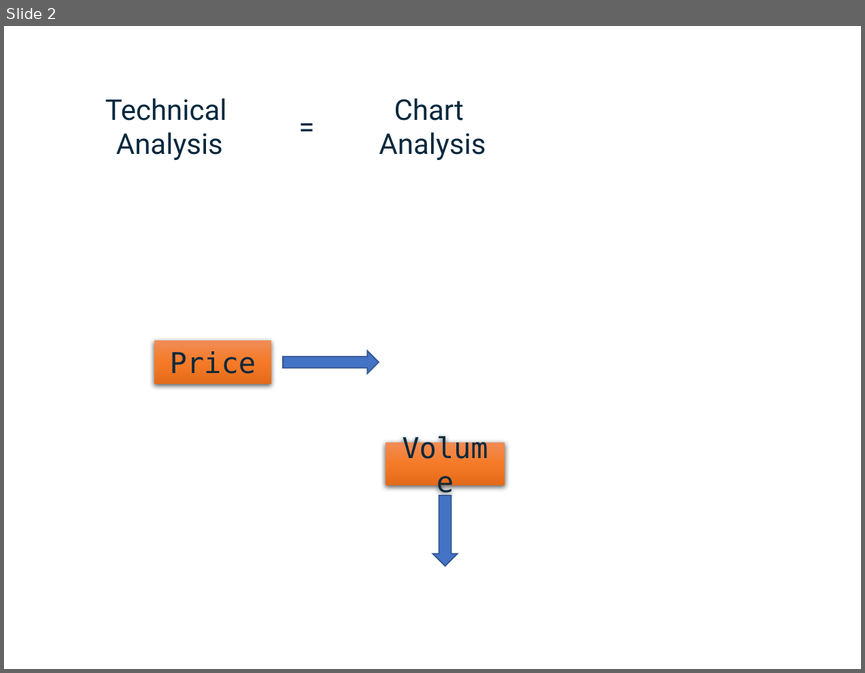
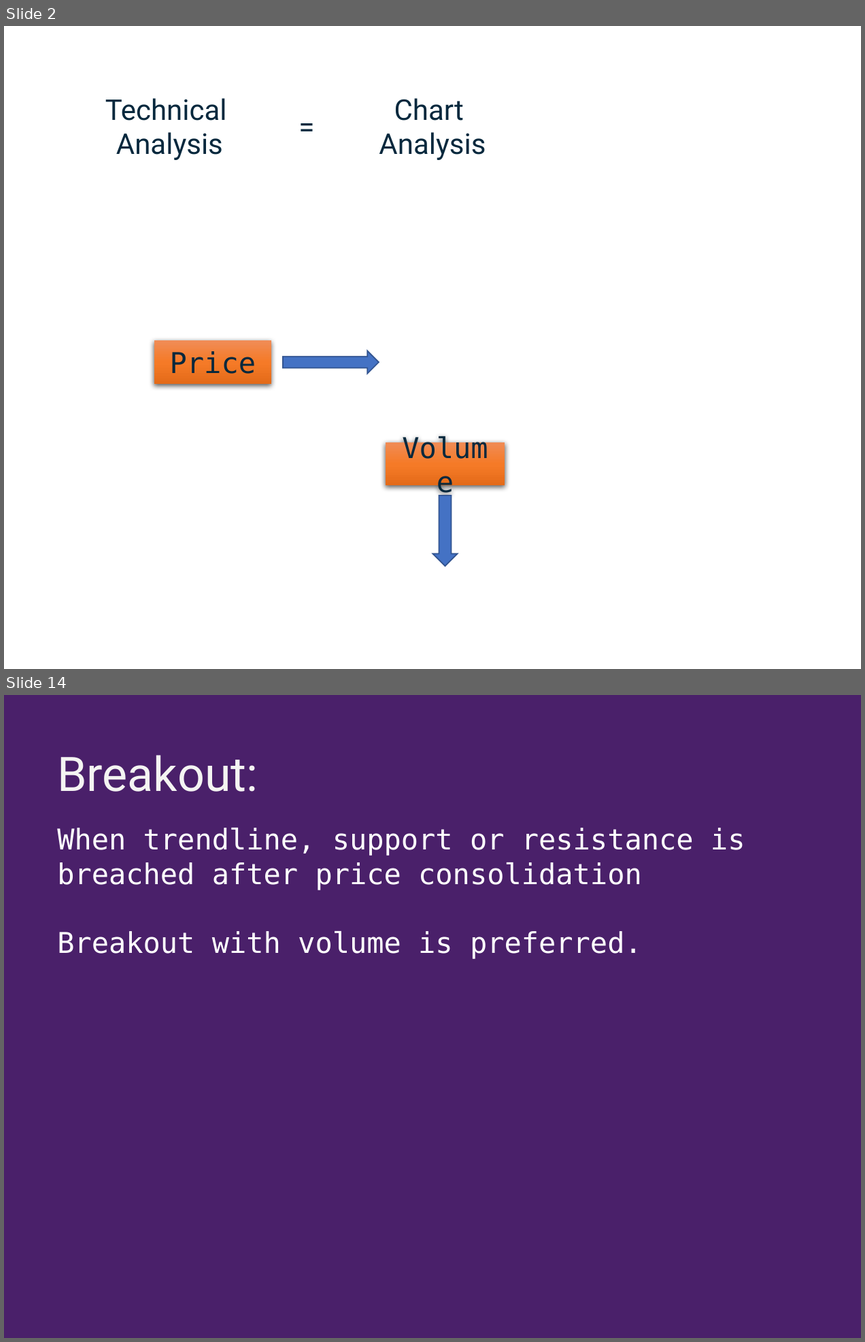
Before and after one commit to shoeb072022/SkeptiBullData, a slide deck: Introductory lecture/Technical Analysis.pptx. Shown one above the other, each under a label of ours: slide 2 before the commit, slides 2 and 14 after it; the slides between them are not shown. The pictures are 865x673 and 865x1342 pixels, drawn with LibreOffice and Linux fonts; fonts in the diff are those of the drawing; background and template pictures are left out. Boxes give left, top, right and bottom in pixels: in the first picture for what was removed or moved away, otherwise in the second. Text is boxed around its words. In the diff, an @@ line names an element or a change of style, - is before the commit and + after.

```diff
--- a/Introductory lecture/Technical Analysis.pptx
+++ b/Introductory lecture/Technical Analysis.pptx
@@ slide 14 added at bbox=[4, 695, 861, 1338], background #4A206A @@
@@ text added at bbox=[57, 755, 258, 792], 40 pt, text #F4F4F2 @@
+Breakout:
@@ text added at bbox=[57, 828, 745, 959], 24 pt, text #FFFFFF @@
+When trendline, support or resistance is breached after price consolidation
+Breakout with volume is preferred.
```
Also in this commit, not shown: 2 slides changed, 12 other slides added, 3 slides removed, 1 other file.
